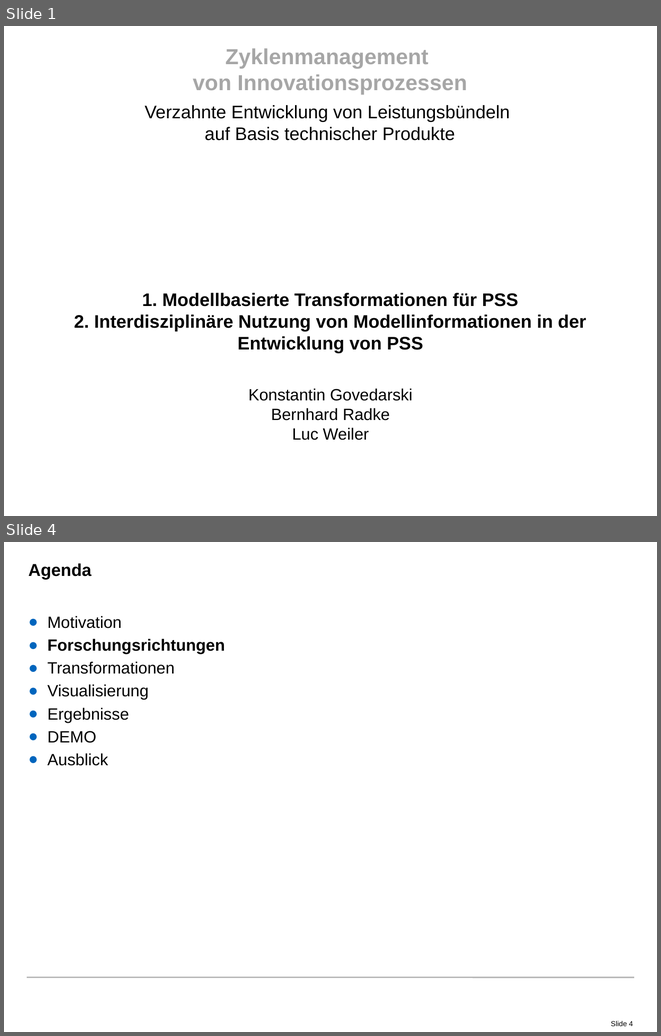
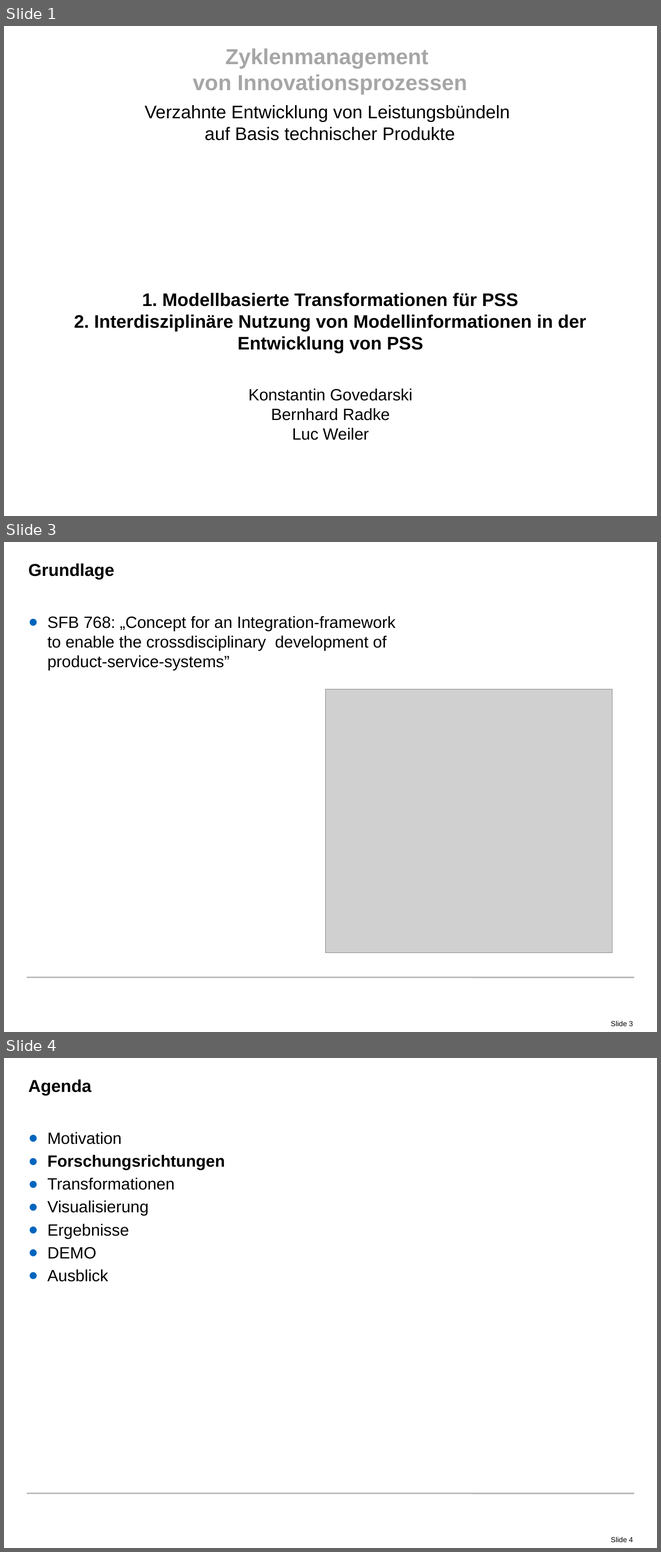
Before and after one commit to radke-tum/idp, a slide deck: pssif/doc/PSSIF.pptx. Shown one above the other, each under a label of ours: slides 1 and 4 before the commit, slides 1, 3 and 4 after it; the slides between them are not shown. The pictures are 661x1036 and 661x1552 pixels, drawn with LibreOffice and Linux fonts; fonts in the diff are those of the drawing; grey boxes stand for pictures; background and template pictures are left out. Boxes give left, top, right and bottom in pixels: in the first picture for what was removed or moved away, otherwise in the second. Text is boxed around its words. In the diff, an @@ line names an element or a change of style, - is before the commit and + after.

```diff
--- a/pssif/doc/PSSIF.pptx
+++ b/pssif/doc/PSSIF.pptx
@@ slide 3 added at [4, 542, 657, 1032], background #FFFFFF; not listed: 2 template elements that a slide beside it also shows @@
@@ title added at [28, 563, 114, 579], 19 pt, text #000000, bold @@
+Grundlage
@@ text added at [47, 616, 396, 670], 18 pt, text #000000 @@
+● SFB 768: „Concept for an Integration-framework to enable the crossdisciplinary development of product-service-systems”
@@ picture added at [325, 689, 612, 952] @@
```
Also in this commit, not shown: 2 slides changed, 2 other slides added, 2 slides removed, 1 other file.
